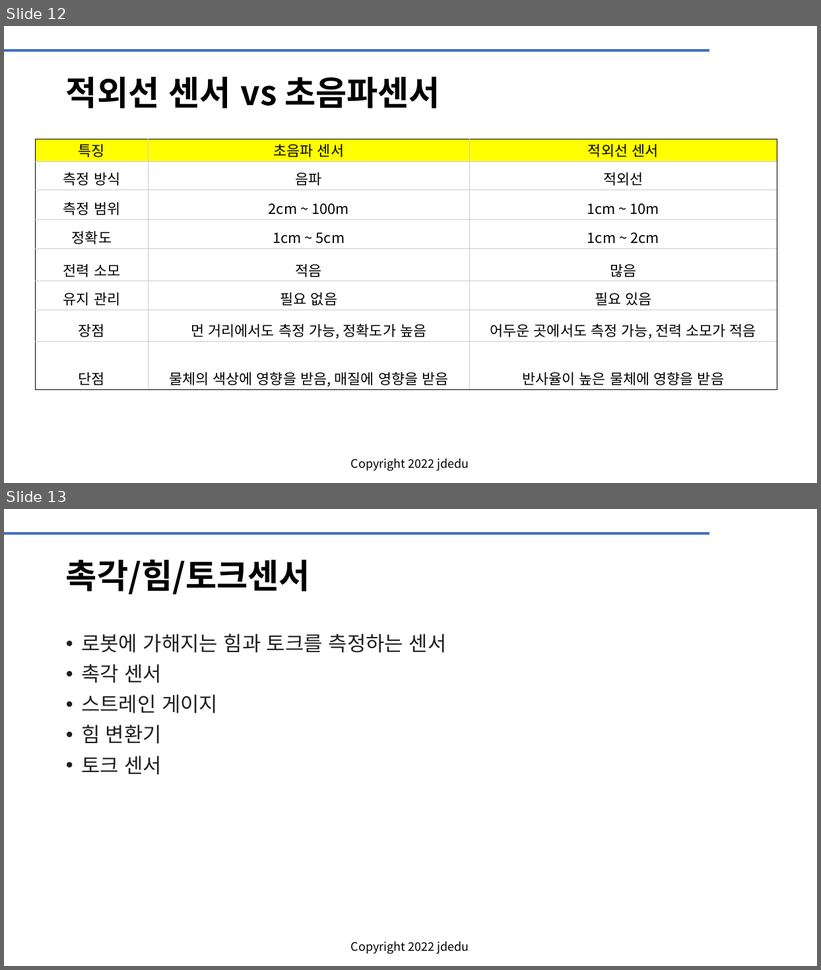
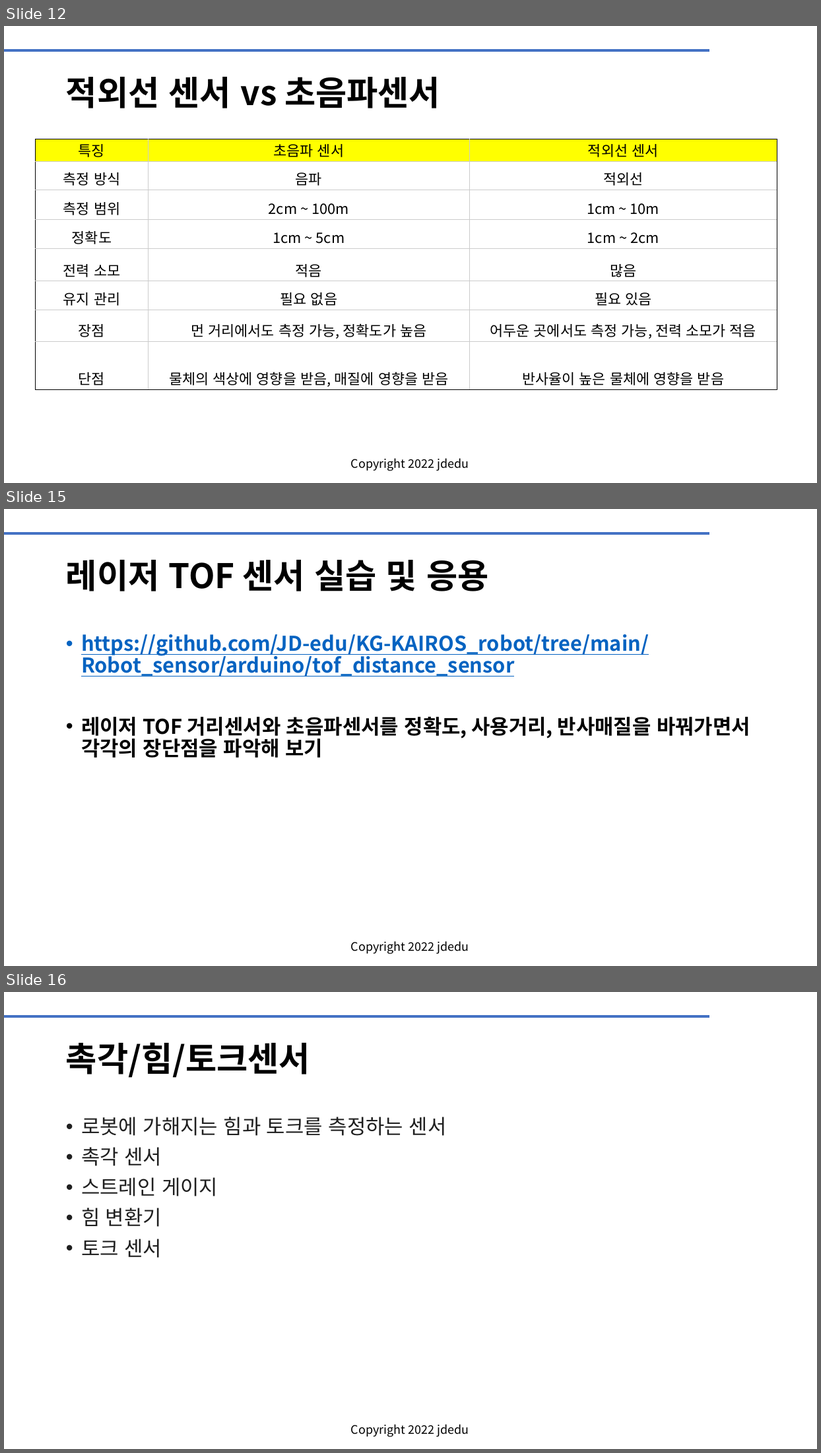
Before and after one commit to JD-edu/KG-KAIROS_robot, a slide deck: doc/KG-KAIROS 로봇센서.pptx. Shown one above the other, each under a label of ours: slides 12 and 13 before the commit, slides 12, 15 and 16 after it; the slides between them are not shown. The pictures are 821x970 and 821x1453 pixels, drawn with LibreOffice and Linux fonts; fonts in the diff are those of the drawing; background and template pictures are left out. Boxes give left, top, right and bottom in pixels: in the first picture for what was removed or moved away, otherwise in the second. Text is boxed around its words. In the diff, an @@ line names an element or a change of style, - is before the commit and + after.

```diff
--- a/doc/KG-KAIROS 로봇센서.pptx
+++ b/doc/KG-KAIROS 로봇센서.pptx
@@ slide 15 added at (4,509,817,966), background #FFFFFF; not listed: 2 template elements that a slide beside it also shows @@
@@ title added at (66,560,488,591), 40 pt, text #000000, bold @@
+레이저 TOF 센서 실습 및 응용
@@ text added at (81,634,750,758), 24 pt, text #0563C1, bold, underline @@
+• https://github.com/JD-edu/KG-KAIROS_robot/tree/main/Robot_sensor/arduino/tof_distance_sensor
+• 레이저 TOF 거리센서와 초음파센서를 정확도, 사용거리, 반사매질을 바꿔가면서 각각의 장단점을 파악해 보기
@@ what was slide 13 is now slide 16 @@
```
Also in this commit, not shown: 5 slides changed, 5 other slides added, 1 other file.
